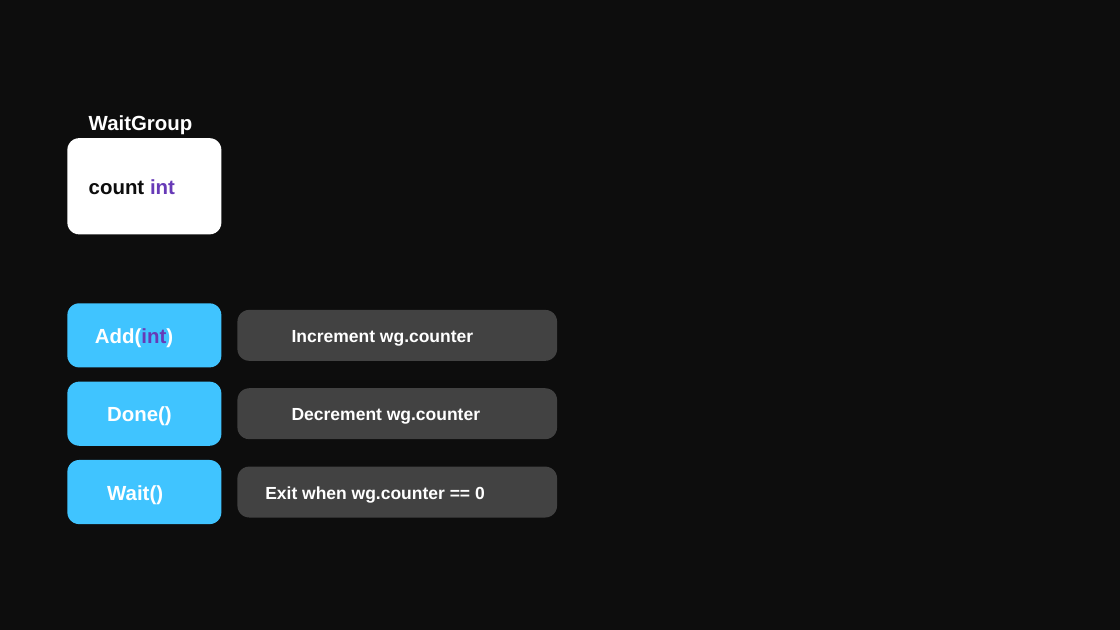
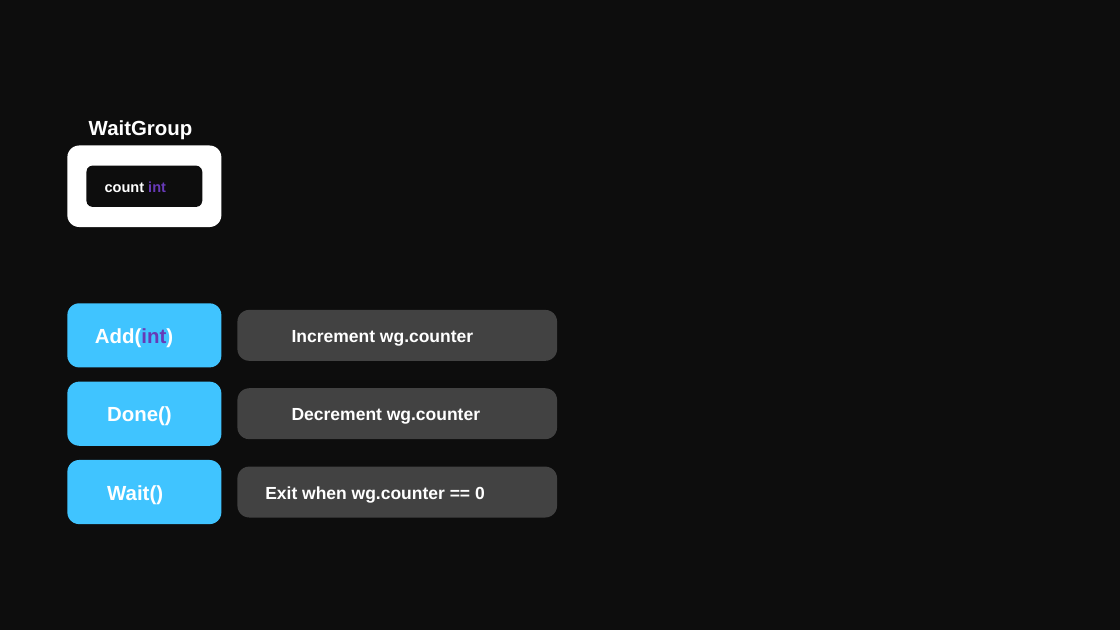
Before and after one commit to golang-basics/concurrency, a slide deck: slide 6 of presentations/2_waitgroups/WaitGroups.pptx (slide 8 before the commit). Drawn at 1120x630 pixels with LibreOffice and Linux fonts; fonts in the diff are those of the drawing. Boxes give left, top, right and bottom in pixels: in the first picture for what was removed or moved away, otherwise in the second. Text is boxed around its words. In the diff, an @@ line names an element or a change of style, - is before the commit and + after.

```diff
--- a/presentations/2_waitgroups/WaitGroups.pptx
+++ b/presentations/2_waitgroups/WaitGroups.pptx
@@ text "WaitGroup": place and size @@
-text "WaitGroup" at (89,115,193,135)
+text "WaitGroup" at (89,120,193,140)
@@ rounded rectangle: place and size @@
-rounded rectangle at (67,138,221,234)
+rounded rectangle at (67,145,221,227)
@@ rounded rectangle at (67,145,221,227): proportions changed @@
@@ rounded rectangle added at (87,165,202,207), fill #0D0D0D @@
@@ text "count int": place and size @@
-text "count int" at (89,179,175,195)
+text "count int" at (105,181,166,192)
@@ text "count int" at (105,181,166,192): size 35 to 25 pt; text colour #0D0D0D to #FFFFFF in "count" @@
```
Also in this commit, not shown: 2 slides removed, 4 other files.
